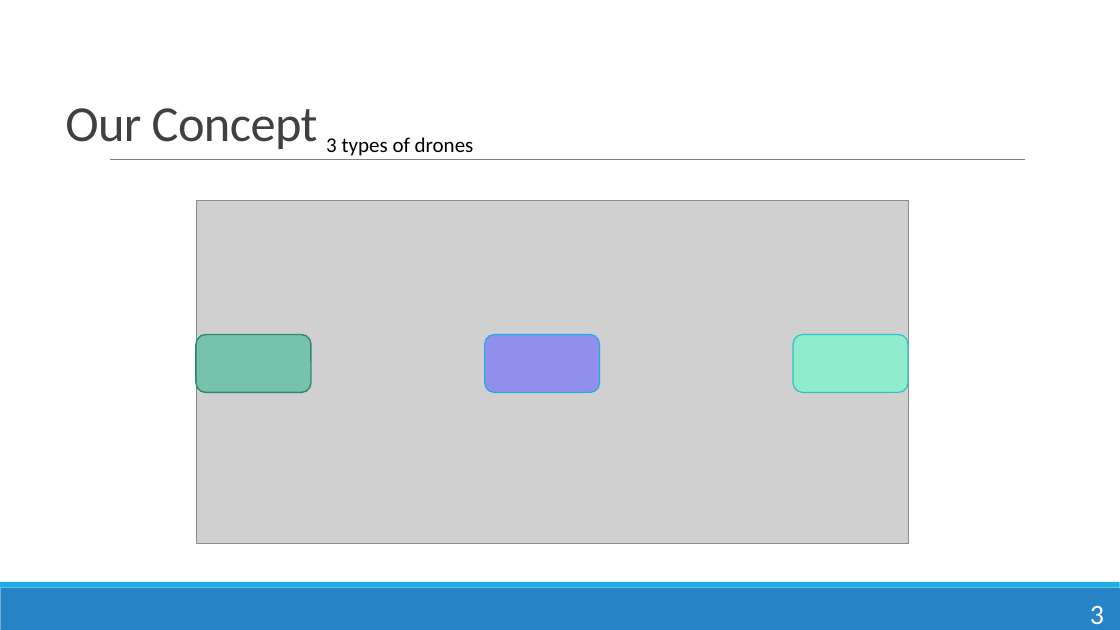
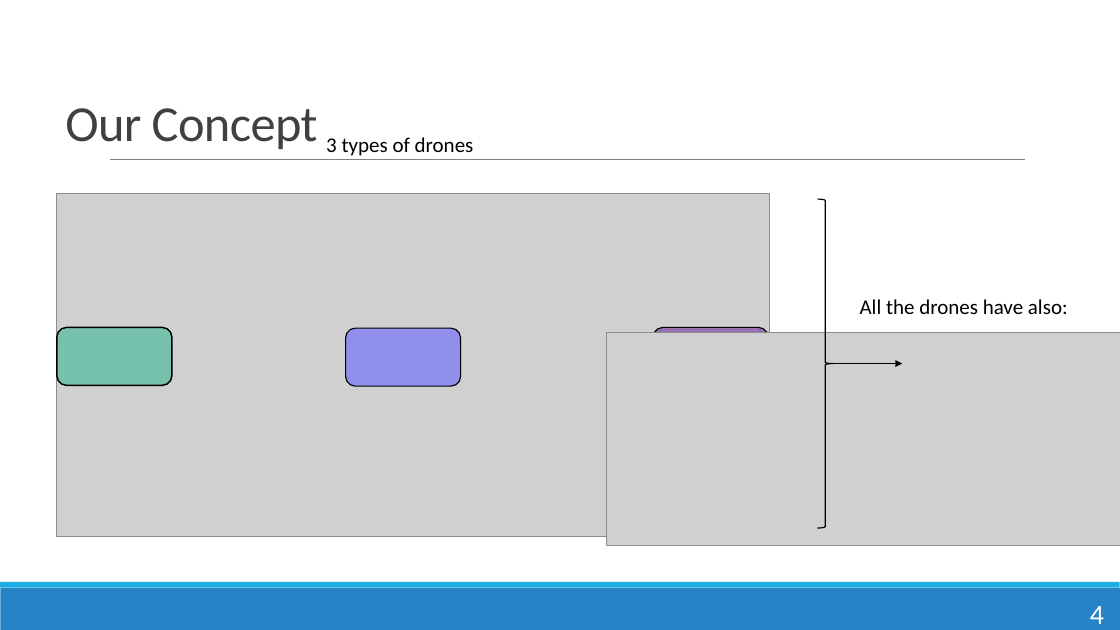
Before and after one commit to Jacquelinehhy/Group-1-, a slide deck: slide 4 of soutenance.pptx (slide 3 before the commit). Drawn at 1120x630 pixels with LibreOffice and Linux fonts; fonts in the diff are those of the drawing; grey boxes stand for pictures. Boxes give left, top, right and bottom in pixels: in the first picture for what was removed or moved away, otherwise in the second. Text is boxed around its words. In the diff, an @@ line names an element or a change of style, - is before the commit and + after.

```diff
--- a/soutenance.pptx
+++ b/soutenance.pptx
@@ right brace added at [818,199,833,528], outline #000000 1 pt @@
@@ text added at [860,299,1068,314], 18 pt, text #000000 @@
+All the drones have also:
@@ rounded rectangle at [57,328,172,386]: outline #318A70 1.25 pt to #000000 1.25 pt @@
@@ rounded rectangle at [345,329,460,386]: outline #1CADE4 1 pt to #000000 1 pt @@
@@ 3 rounded rectangles, 1 picture: place and size @@
-3 rounded rectangles, 1 picture at [196,200,908,544]
+3 rounded rectangles, 1 picture at [57,193,770,537]
@@ rounded rectangle at [654,328,769,386]: fill #66FFCC at 60% opacity to #7030A0 at 60% opacity; outline #28C4CC 1 pt to #000000 1 pt @@
@@ picture added at [607,333,1120,545] @@
@@ arrow added from (833, 364) to (902, 364), #000000 1 pt @@
@@ page number at [1090,606,1104,624]: text changed @@
-3
+4
```
Also in this commit, not shown: 3 other slides changed, 1 slide added.
